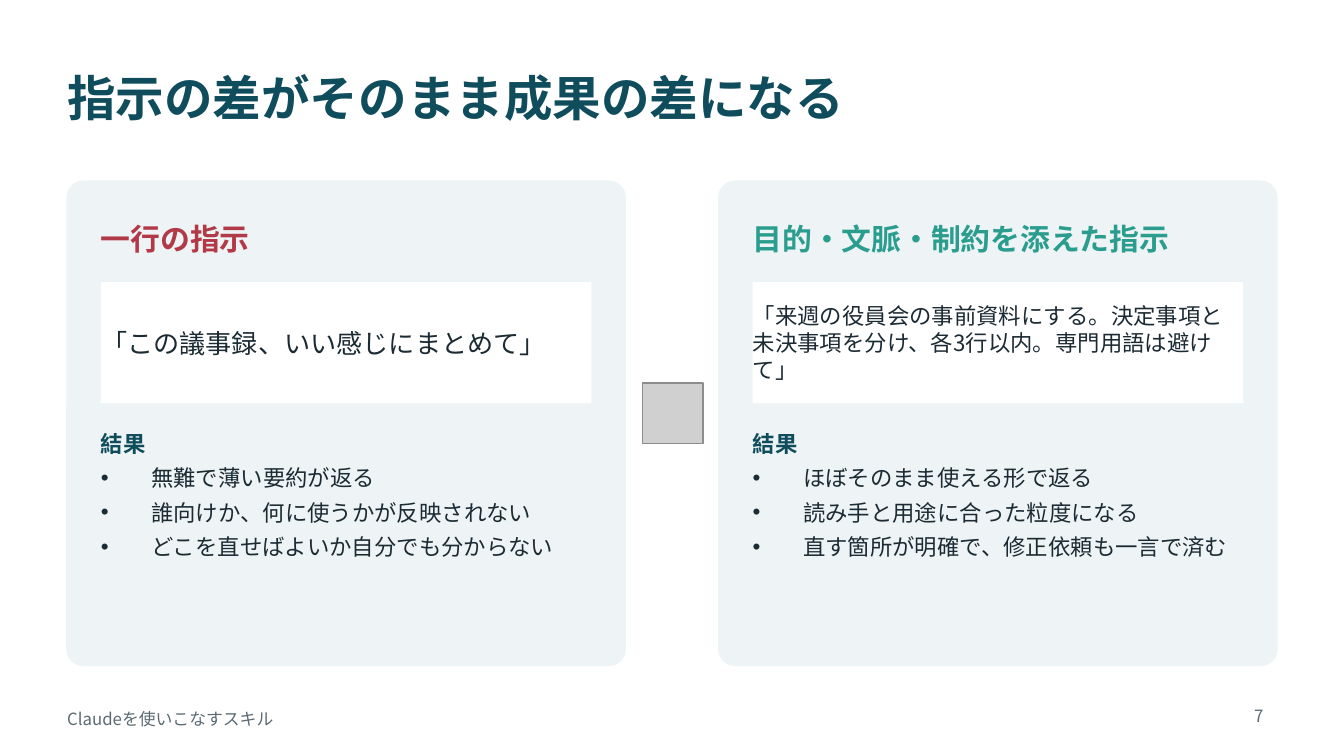
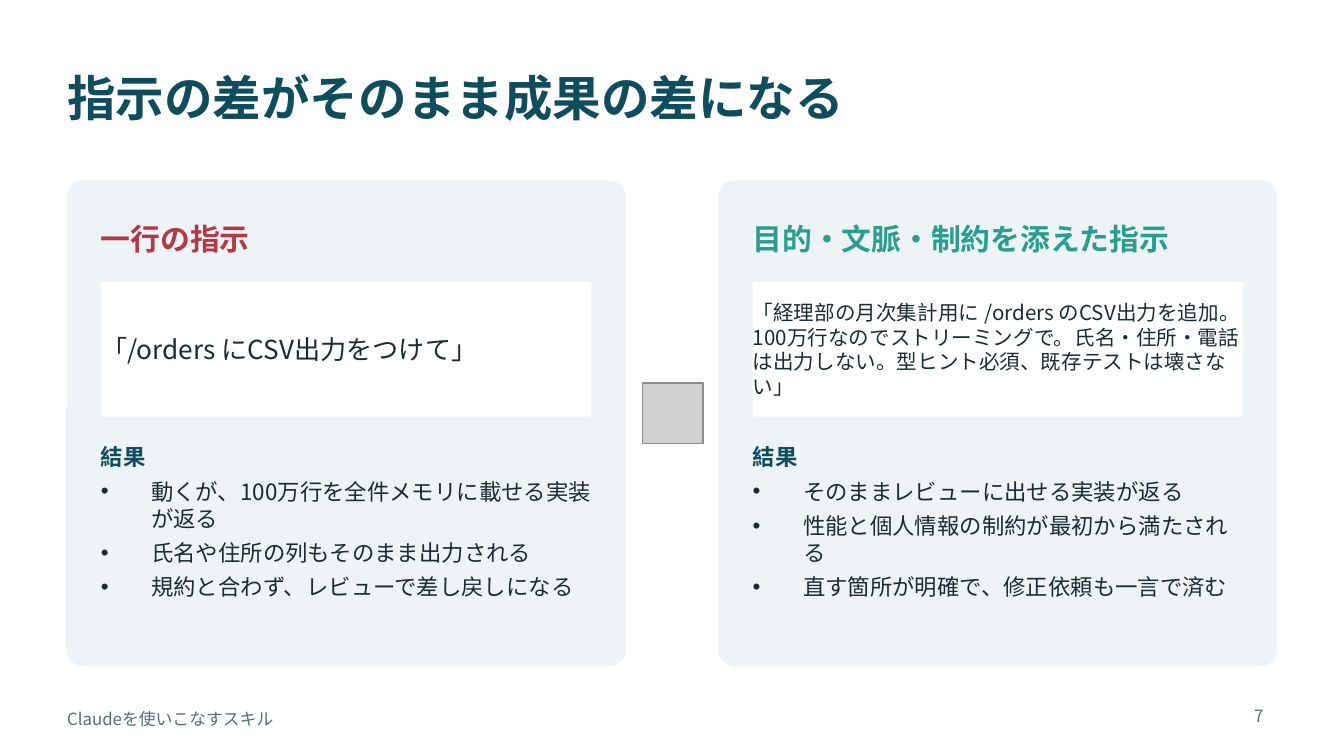
Before and after one commit to moto-k77/hello-world, a slide deck: slide 7 of claude-skills-lecture.pptx. Drawn at 1344x756 pixels with LibreOffice and Linux fonts; fonts in the diff are those of the drawing; grey boxes stand for pictures. Boxes give left, top, right and bottom in pixels: in the first picture for what was removed or moved away, otherwise in the second. Text is boxed around its words. In the diff, an @@ line names an element or a change of style, - is before the commit and + after.

```diff
--- a/claude-skills-lecture.pptx
+++ b/claude-skills-lecture.pptx
@@ rectangle "「/orders にCSV出力をつけて」": place and size @@
-rectangle "「/orders にCSV出力をつけて」" at bbox=[101, 282, 591, 403]
+rectangle "「/orders にCSV出力をつけて」" at bbox=[101, 282, 591, 417]
@@ rectangle "「経理部の月次集計用に /orders のCSV出力を追加。100万行なのでストリーミングで。氏名・住所・電話は出力しな ...": place and size @@
-rectangle "「経理部の月次集計用に /orders のCSV出力を追加。100万行なのでストリーミングで。氏名・住所・電話は出力しな ..." at bbox=[753, 282, 1243, 403]
+rectangle "「経理部の月次集計用に /orders のCSV出力を追加。100万行なのでストリーミングで。氏名・住所・電話は出力しな ..." at bbox=[753, 282, 1243, 417]
@@ text in rectangle at bbox=[753, 302, 1240, 396]: text changed; size 12 to 11 pt @@
-「来週の役員会の事前資料にする。決定事項と未決事項を分け、各3行以内。専門用語は避けて」
+「経理部の月次集計用に /orders のCSV出力を追加。100万行なのでストリーミングで。氏名・住所・電話は出力しない。型ヒント必須、既存テストは壊さない」
@@ text in rectangle at bbox=[101, 337, 477, 364]: text changed @@
-「この議事録、いい感じにまとめて」
+「/orders にCSV出力をつけて」
@@ text "結果": place and size @@
-text "結果" at bbox=[101, 433, 553, 557]
+text "結果" at bbox=[101, 446, 591, 597]
@@ text "結果": place and size @@
-text "結果" at bbox=[753, 433, 1227, 557]
+text "結果" at bbox=[753, 446, 1228, 597]
@@ text at bbox=[151, 481, 591, 597]: text changed @@
-• 無難で薄い要約が返る
-• 誰向けか、何に使うかが反映されない
-• どこを直せばよいか自分でも分からない
+• 動くが、100万行を全件メモリに載せる実装が返る
+• 氏名や住所の列もそのまま出力される
+• 規約と合わず、レビューで差し戻しになる
@@ text at bbox=[803, 481, 1228, 562]: text changed @@
-• ほぼそのまま使える形で返る
-• 読み手と用途に合った粒度になる
+• そのままレビューに出せる実装が返る
+• 性能と個人情報の制約が最初から満たされる
```
Also in this commit, not shown: 8 other slides changed, 2 other files.
